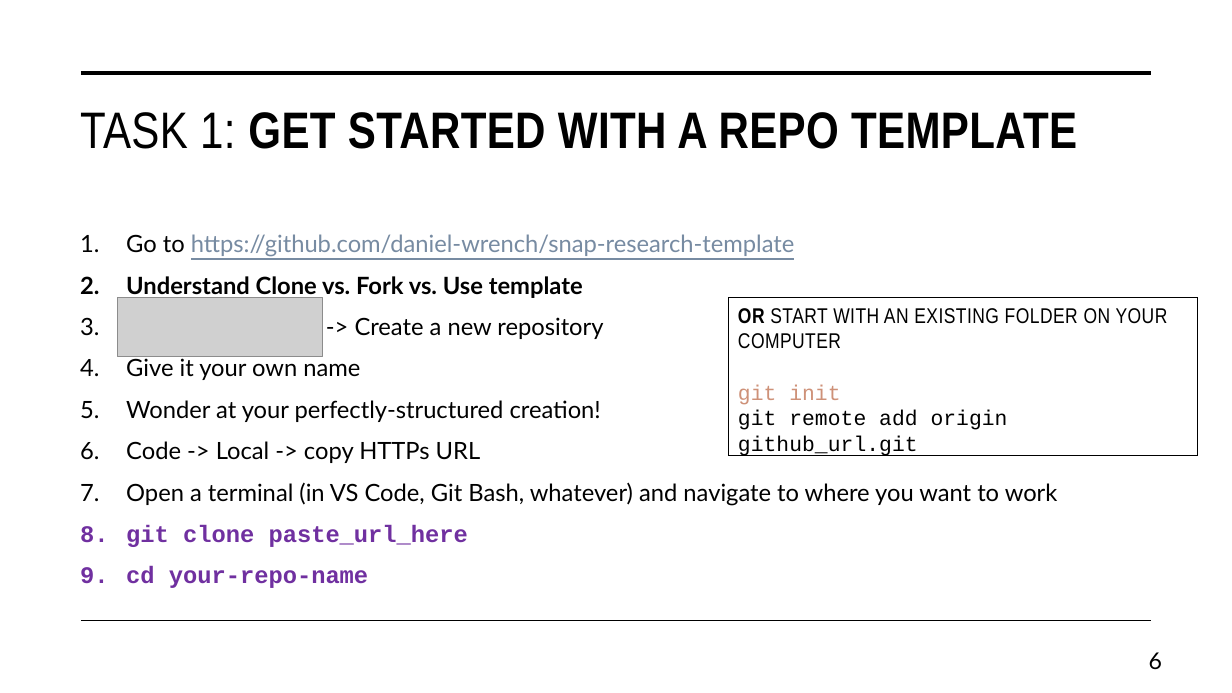
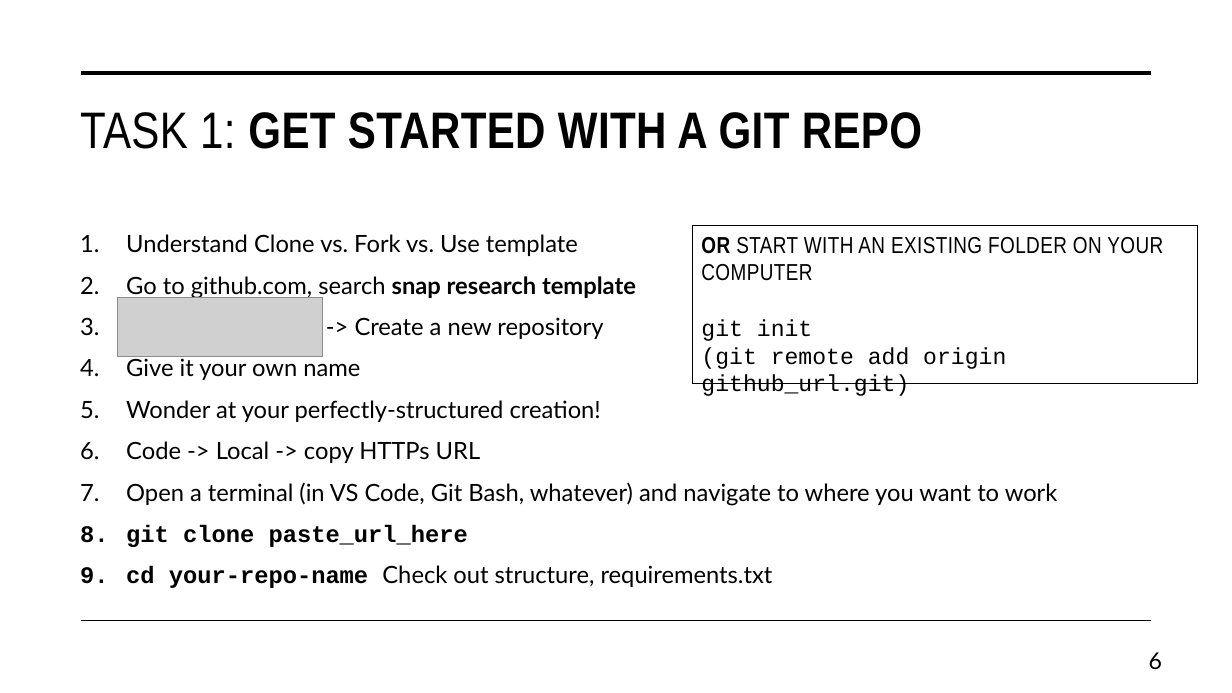
Before and after one commit to daniel-wrench/snap-research-template, a slide deck: slide 6 of doc/workshop_slides.pptx. Drawn at 1232x693 pixels with LibreOffice and Linux fonts; fonts in the diff are those of the drawing; grey boxes stand for pictures. Boxes give left, top, right and bottom in pixels: in the first picture for what was removed or moved away, otherwise in the second. Text is boxed around its words. In the diff, an @@ line names an element or a change of style, - is before the commit and + after.

```diff
--- a/doc/workshop_slides.pptx
+++ b/doc/workshop_slides.pptx
@@ title at (80, 112, 922, 149): text changed @@
-TASK 1: GET STARTED WITH A REPO TEMPLATE
+TASK 1: GET STARTED WITH A GIT REPO
@@ text at (126, 234, 795, 257): paragraph removed @@
-1. Go to https://github.com/daniel-wrench/snap-research-template
@@ text at (126, 234, 578, 547): bold off in "Understand Clone vs. Fork vs. Use template"; text colour #7030A0 to #000000 in "git clone paste_url_here" @@
@@ rectangle "OR START WITH AN EXISTING ...": place and size @@
-rectangle "OR START WITH AN EXISTING ..." at (729, 298, 1199, 456)
+rectangle "OR START WITH AN EXISTING ..." at (692, 226, 1198, 384)
@@ text in rectangle at (701, 237, 1163, 341): size 16.6 to 18 pt in "OR START WITH AN EXISTING FOLDER ON ...", "git init"; text colour #CE9178 to #000000 in "git init" @@
@@ text at (126, 276, 636, 300): paragraph added @@
+2. Go to github.com, search snap research template
@@ text in rectangle at (701, 347, 1006, 396): text changed; size 16.6 to 18 pt @@
-git remote add origin github_url.git
+(git remote add origin github_url.git)
@@ text at (126, 565, 773, 588): text changed; font Courier New to Lato; text colour #7030A0 to #000000; bold off @@
-9. cd your-repo-name
+9. cd your-repo-name Check out structure, requirements.txt
```
Also in this commit, not shown: 3 other slides changed, 3 other files.
